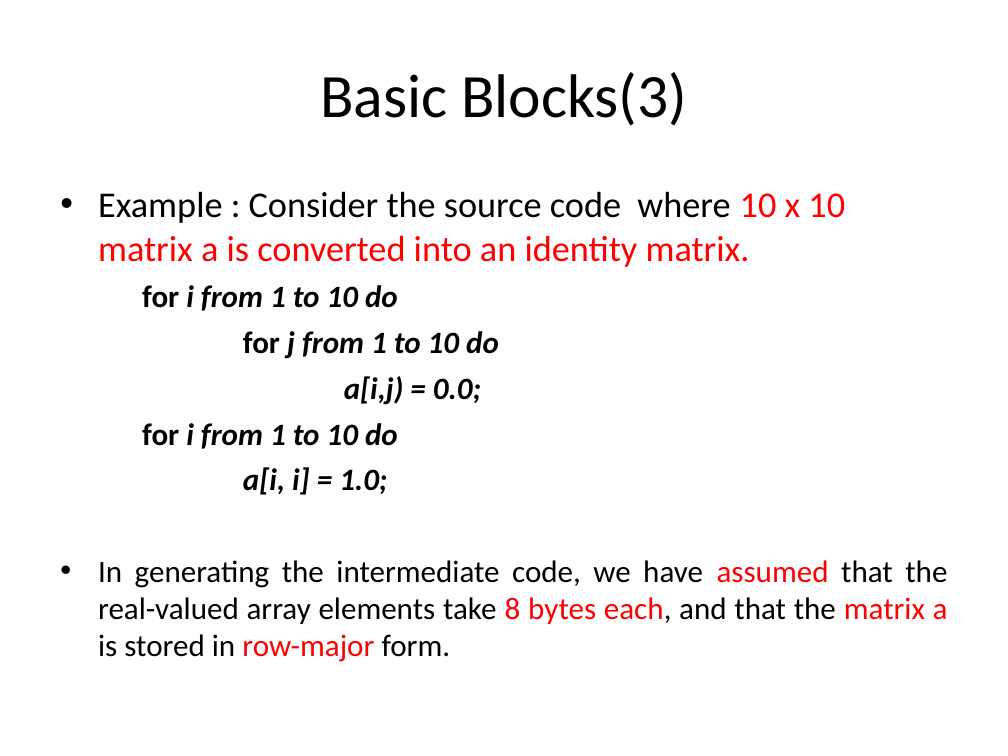
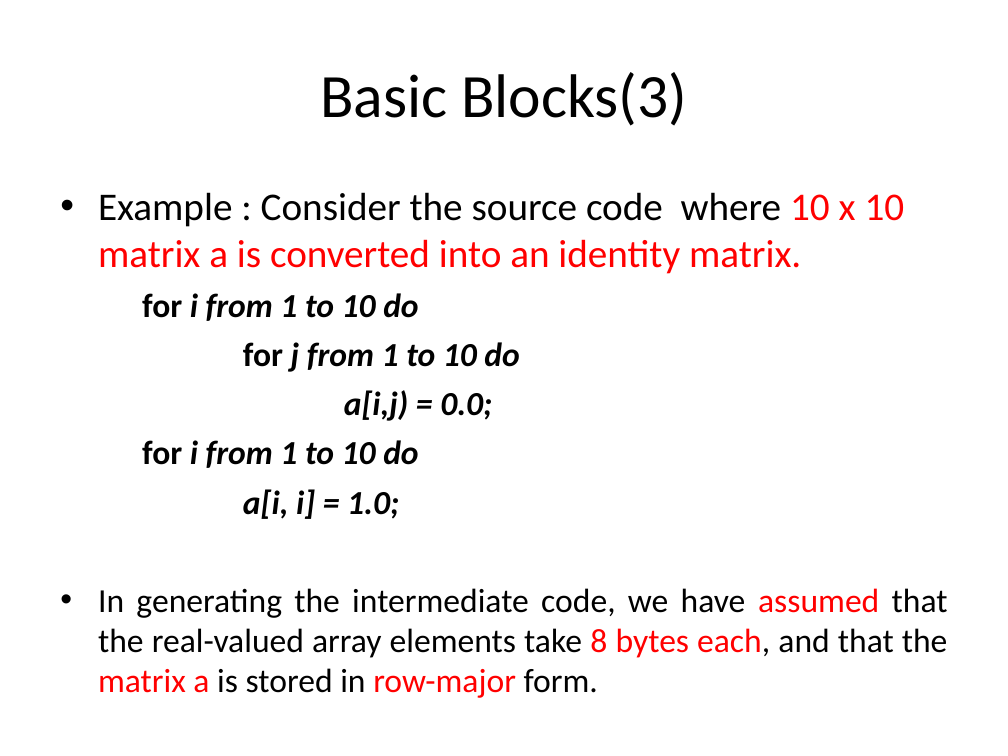
Before and after one commit to lazgaming70/6th-sem-GCR, a slide deck: slide 48 of PCD/Module-3/Code-Gen-part-2-.ppt. Drawn at 1008x756 pixels with LibreOffice and Linux fonts; fonts in the diff are those of the drawing. Boxes give left, top, right and bottom in pixels: in the first picture for what was removed or moved away, otherwise in the second. Text is boxed around its words. In the diff, an @@ line names an element or a change of style, - is before the commit and + after.

```diff
--- a/PCD/Module-3/Code-Gen-part-2-.ppt
+++ b/PCD/Module-3/Code-Gen-part-2-.ppt
@@ text "Example : Consider the source ..." at (x1=98, y1=192, x2=948, y2=693): size 25.9 to 28 pt in "Example : Consider the source code where ..."; size 22.2 to 24 pt in "for i from 1 to 10 do", "for j from 1 to 10 do", "a[i,j) = 0.0;", "for i from 1 to 10 do" and 2 more places @@
```
Also in this commit, not shown: 51 other slides changed.
